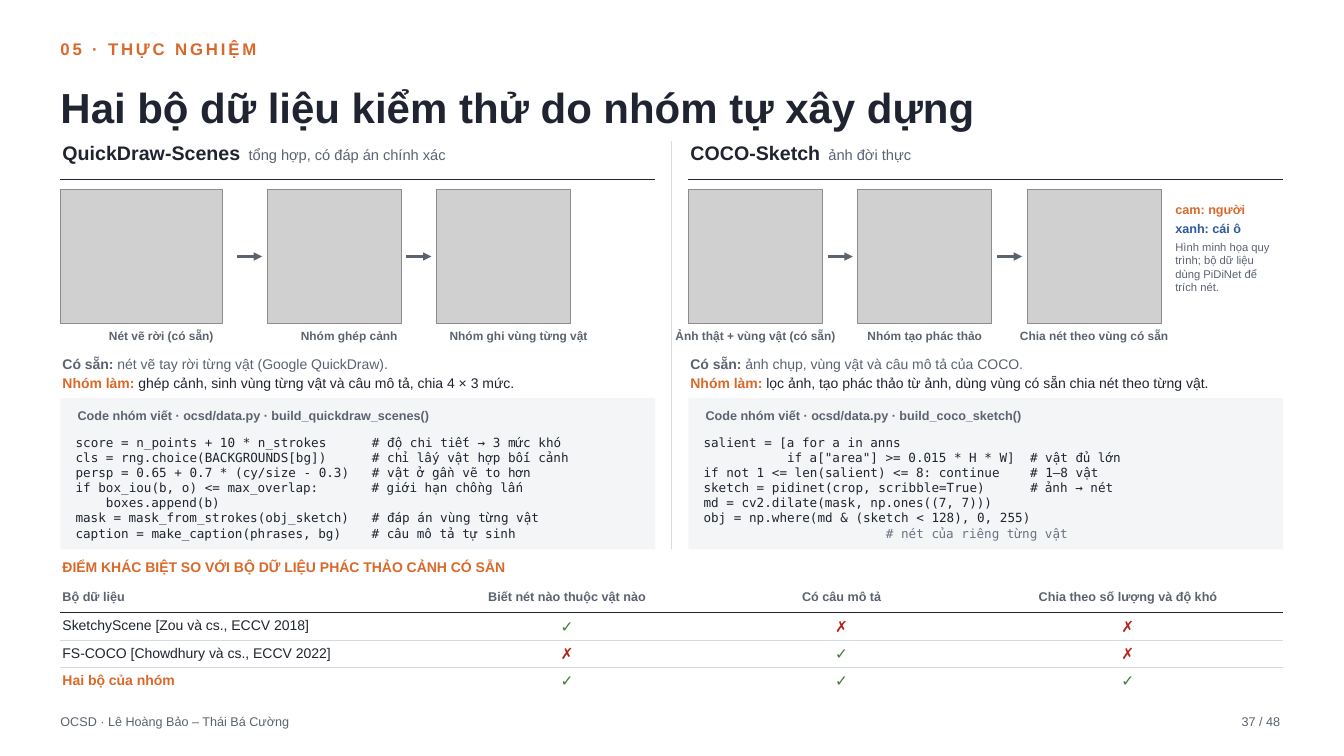
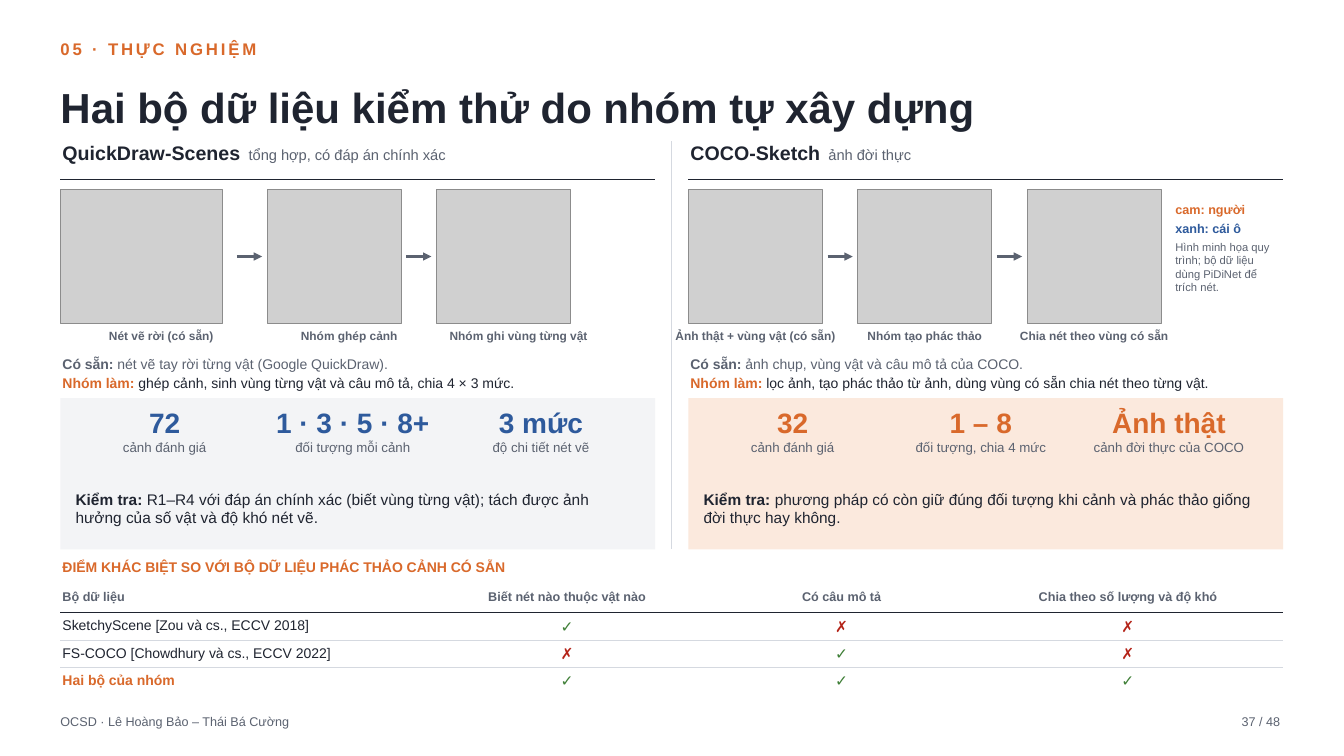
Before and after one commit to bobbibao/ocsd-thesis, a slide deck: slide 37 of slides/OCSD_BaoVe_KLTN_24-11.pptx. Drawn at 1344x756 pixels with LibreOffice and Linux fonts; fonts in the diff are those of the drawing; grey boxes stand for pictures. Boxes give left, top, right and bottom in pixels: in the first picture for what was removed or moved away, otherwise in the second. Text is boxed around its words. In the diff, an @@ line names an element or a change of style, - is before the commit and + after.

Commit message:
Defense deck 24-11: dataset slide shows key numbers instead of code

```diff
--- a/slides/OCSD_BaoVe_KLTN_24-11.pptx
+++ b/slides/OCSD_BaoVe_KLTN_24-11.pptx
@@ rectangle at box(60, 398, 655, 549): fill #F4F5F7 to #F3F4F6 @@
@@ text removed at box(78, 410, 429, 423) @@
-Code nhóm viết · ocsd/data.py · build_quickdraw_scenes()
@@ text added at box(123, 413, 207, 455), 9.5 pt, text #5B6270 @@
+72
+cảnh đánh giá
@@ text added at box(276, 413, 429, 455), 9.5 pt, text #5B6270 @@
+1 · 3 · 5 · 8+
+đối tượng mỗi cảnh
@@ text added at box(493, 412, 589, 454), 9.5 pt, text #5B6270 @@
+3 mức
+độ chi tiết nét vẽ
@@ rectangle at box(689, 398, 1284, 549): fill #F4F5F7 to #FBE9DD @@
@@ text removed at box(706, 410, 1021, 423) @@
-Code nhóm viết · ocsd/data.py · build_coco_sketch()
@@ text added at box(751, 413, 835, 455), 9.5 pt, text #5B6270 @@
+32
+cảnh đánh giá
@@ text added at box(916, 413, 1046, 455), 9.5 pt, text #5B6270 @@
+1 – 8
+đối tượng, chia 4 mức
@@ text added at box(1094, 411, 1244, 454), 9.5 pt, text #5B6270 @@
+Ảnh thật
+cảnh đời thực của COCO
@@ text removed at box(76, 437, 539, 541) @@
-score = n_points + 10 * n_strokes # độ chi tiết → 3 mức khó
-cls = rng.choice(BACKGROUNDS[bg]) # chỉ lấy vật hợp bối cảnh
-persp = 0.65 + 0.7 * (cy/size - 0.3) # vật ở gần vẽ to hơn
-if box_iou(b, o) <= max_overlap: # giới hạn chồng lấn
-boxes.append(b)
-mask = mask_from_strokes(obj_sketch) # đáp án vùng từng vật
-caption = make_caption(phrases, bg) # câu mô tả tự sinh
@@ text removed at box(704, 437, 1121, 541) @@
-salient = [a for a in anns
-if a["area"] >= 0.015 * H * W] # vật đủ lớn
-if not 1 <= len(salient) <= 8: continue # 1–8 vật
-sketch = pidinet(crop, scribble=True) # ảnh → nét
-md = cv2.dilate(mask, np.ones((7, 7)))
-obj = np.where(md & (sketch < 128), 0, 255)
-# nét của riêng từng vật
@@ text added at box(76, 492, 589, 526), 11 pt, text #1F2430 @@
+Kiểm tra: R1–R4 với đáp án chính xác (biết vùng từng vật); tách được ảnh hưởng của số vật và độ khó nét vẽ.
@@ text added at box(704, 492, 1251, 526), 11 pt, text #1F2430 @@
+Kiểm tra: phương pháp có còn giữ đúng đối tượng khi cảnh và phác thảo giống đời thực hay không.
```
Also in this commit, not shown: 3 other files.
